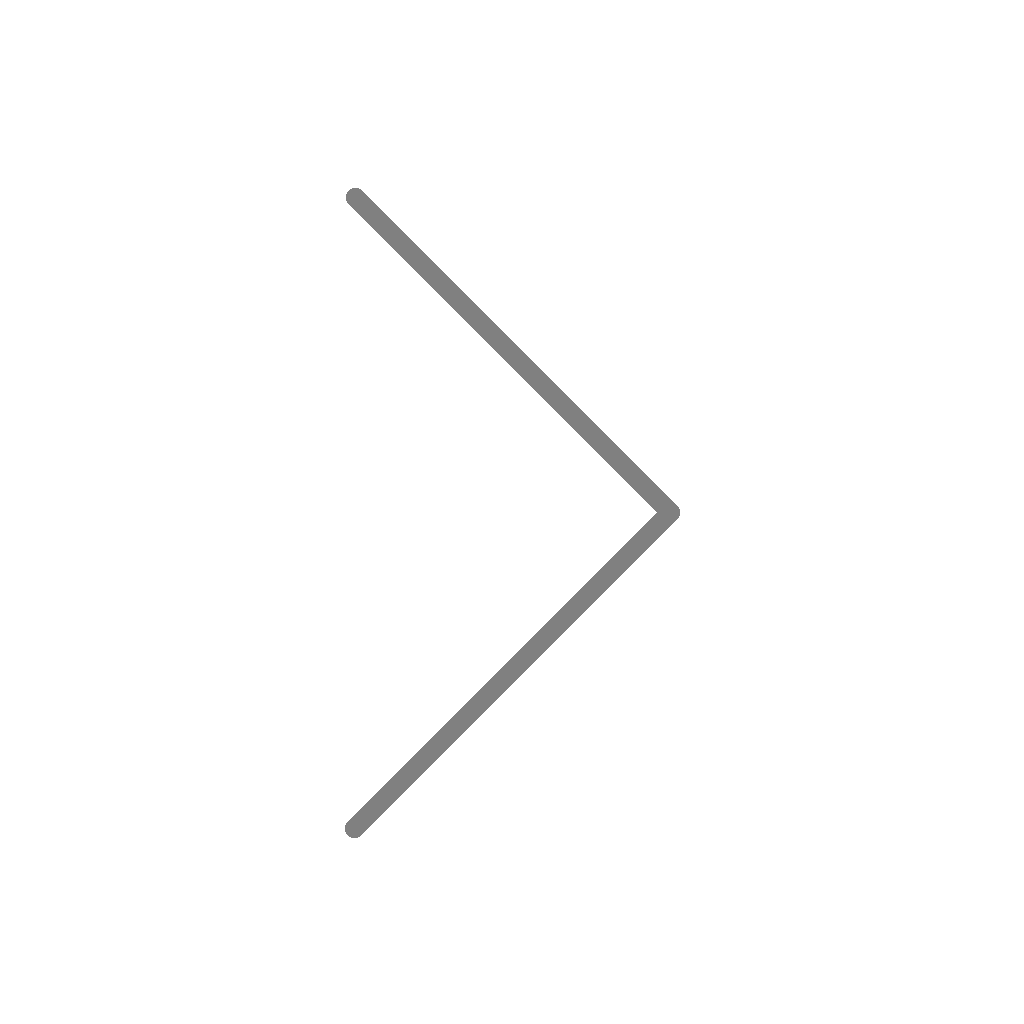
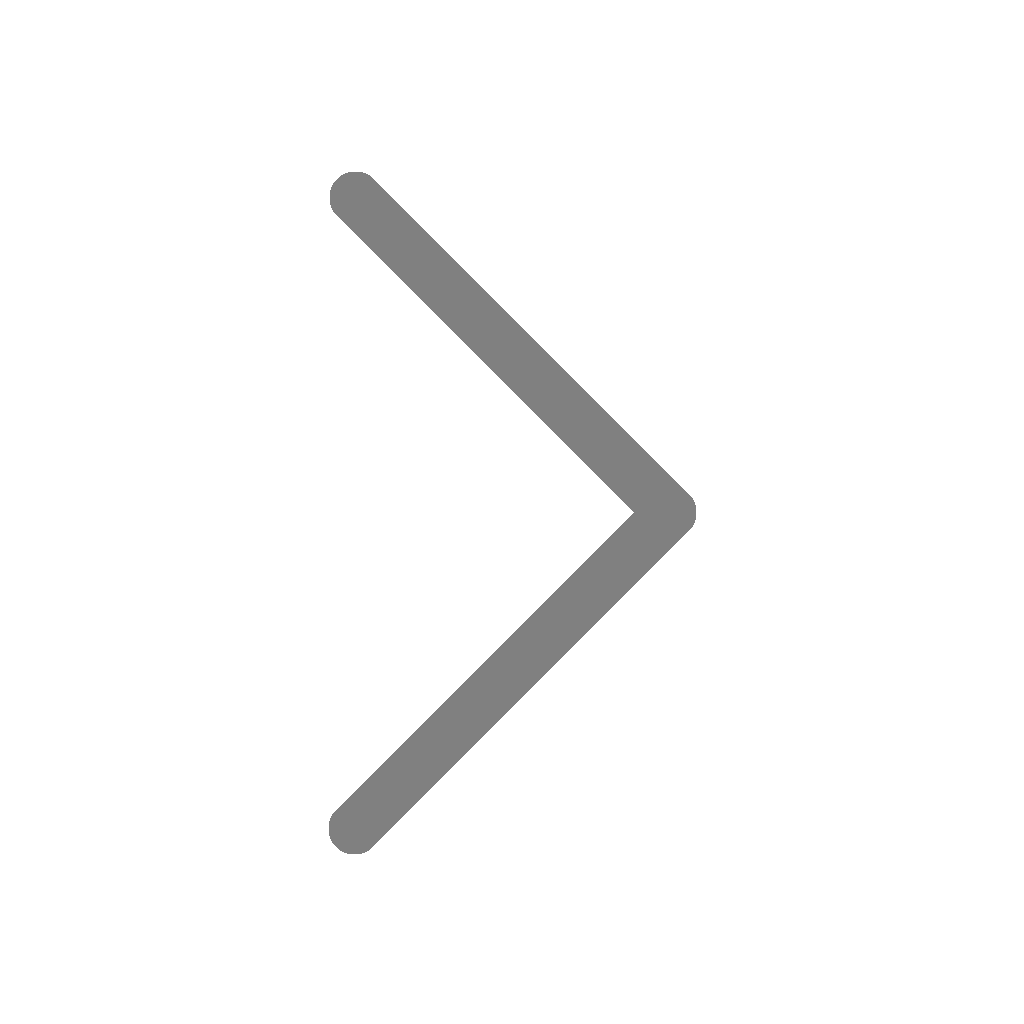
Comparing the layer stacks of the two 1024 x 1024 images. Changes:
painted on "背景" over [329, 172, 696, 854]
